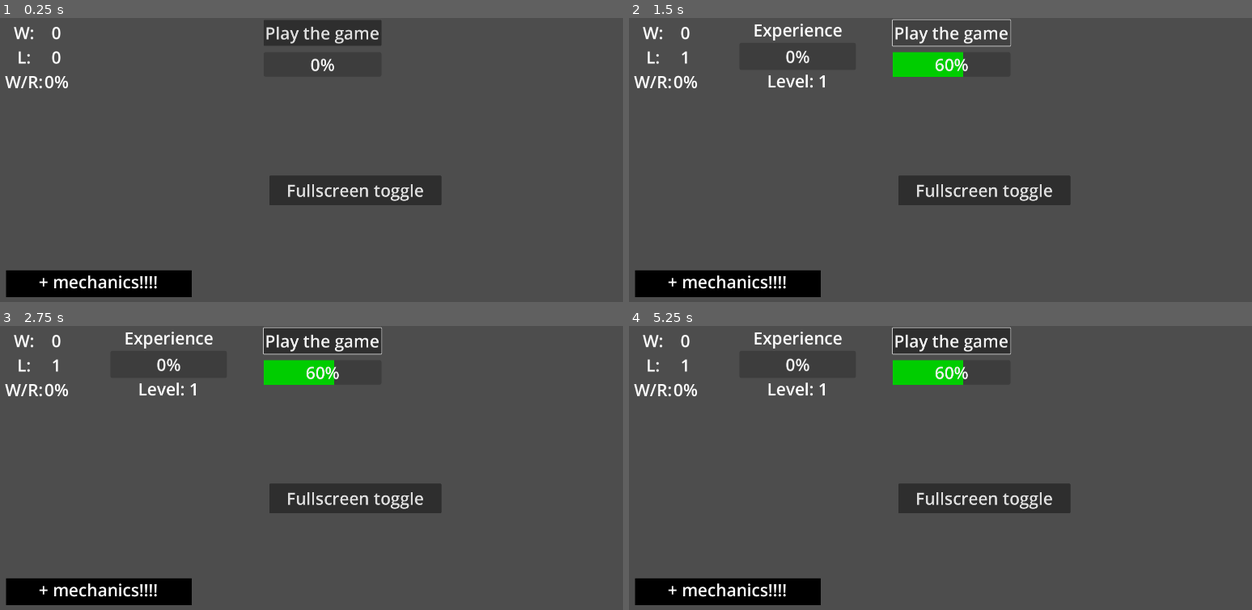
Above: before the commit, frames 1-4 (two rows, left to right).
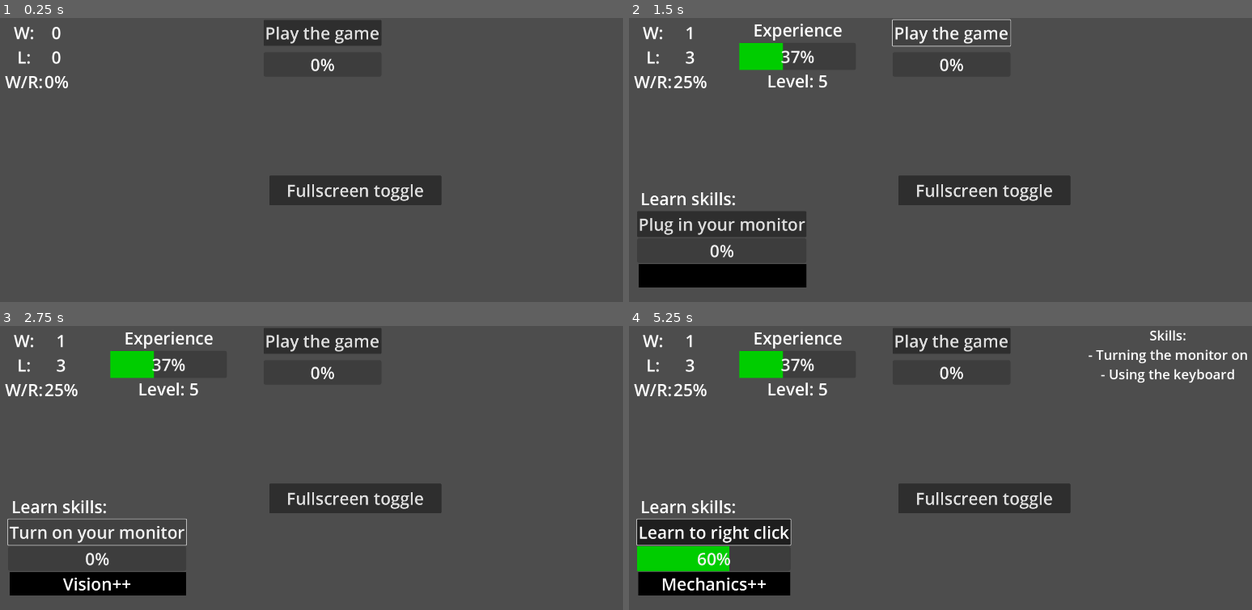
Above: after the commit, the same moments.

Repository: Rycerzklanu/moba_incremental
Game: Godot game, scene res://Scenes/main.tscn
Two runs of this game, one before a commit and one after it. Both use one fixed random seed, a clock stepped at 60 frames per second and the inputs below.
Inputs (mouse positions are in pixels of both pictures, inside the frame that each line leads up to):
- Up to frame 1 (0.25 s): no input
- Up to frame 2 (1.5 s): click "Play the game" at 0.5 s; click "Play the game" at 1.25 s
- Up to frame 3 (2.75 s): click (93, 533) at 2 s, where only the run after the commit has a clickable "Plug in your monitor"
- Up to frame 4 (5.25 s): click (728, 533) at 2.75 s, where only the run after the commit has a clickable "Turn on your monitor"; click (716, 533) at 3.5 s, where only the run after the commit has a clickable "Plug in your mouse"; click (709, 533) at 4.25 s, where only the run after the commit has a clickable "Learn to left click"; click (716, 533) at 5 s, where only the run after the commit has a clickable "Learn to right click"

The runs differ from the first frame. In frame 1, 2.8% of the frame differs, in the area x 0-31%, y 88-99%; in frame 2, 6.9%; in frame 3, 5.5%; in frame 4, 9.4%, in the area x 0-100%, y 0-99%.

Commit message:
I have no idea what this is, some progress was made and I need to push this to Github to work on it further

Diff:
--- /dev/null
+++ b/Scenes/Learn_skill.gd
@@ -0,0 +1,5 @@
+extends Button
+
+
+func _on_learn_skill_prog_bar_stop_button():
+	button_pressed = false
--- /dev/null
+++ b/Scenes/Play_game.gd
@@ -0,0 +1,4 @@
+extends Button
+
+func _on_play_game_prog_bar_button_stop_1():
+	button_pressed = false
--- /dev/null
+++ b/Scenes/Skills_flavor_text.gd
@@ -0,0 +1,34 @@
+extends Label
+
+var count = 0
+
+
+
+func _on_learn_skill_prog_bar_skill_progbar_full():
+	count += 1
+	if count == 1:
+		set_text("Vision++")
+	if count == 2:
+		set_text("Vision++")
+	if count == 3:
+		set_text("Mechanics++")
+	if count == 4:
+		set_text("Mechanics++")
+	if count == 5:
+		set_text("Mechanics++")
+	if count == 6:
+		set_text("Mechanics++")
+	if count == 7:
+		set_text("Mechanics++")
+	if count == 8:
+		set_text("Mechanics++")
+	if count == 9:
+		set_text("Knowledge++")
+	if count == 10:
+		set_text("Knowledge++")
+	if count == 11:
+		set_text("Knowledge++")
+	#if count == 10:
+	#	set_text("Knowledge++")
+	#if count == 10:
+	#	set_text("Knowledge++")
--- a/Scenes/tab_1ui.tscn
+++ b/Scenes/tab_1ui.tscn
@@ -1,16 +1,19 @@
-[gd_scene load_steps=16 format=3 uid="uid://d2uxgs5muwiq8"]
+[gd_scene load_steps=19 format=3 uid="uid://d2uxgs5muwiq8"]
 
 [ext_resource type="Script" path="res://Scripts/UI_1/Tab1UI.gd" id="1_uw35b"]
 [ext_resource type="Script" path="res://Scripts/UI_1/Play_game_PB.gd" id="2_nmq3c"]
 [ext_resource type="Theme" uid="uid://cmyvtqykhbior" path="res://main_theme.tres" id="3_3qtp6"]
+[ext_resource type="Script" path="res://Scenes/Play_game.gd" id="4_mpswu"]
 [ext_resource type="Script" path="res://Scripts/UI_1/SoloQ_W_label.gd" id="6_87t2r"]
 [ext_resource type="Script" path="res://Scripts/UI_1/SoloQ_W_amount.gd" id="7_mbsye"]
 [ext_resource type="Script" path="res://Scripts/UI_1/SoloQ_L_amount.gd" id="8_4lyrx"]
 [ext_resource type="Script" path="res://Scripts/UI_1/SoloQ_WR_amount.gd" id="9_m3jr4"]
 [ext_resource type="Script" path="res://Scripts/UI_1/Player_exp_ProgBar.gd" id="10_chrru"]
 [ext_resource type="Script" path="res://Scripts/UI_1/playerexplabel.gd" id="11_av5xe"]
+[ext_resource type="Script" path="res://Scenes/Learn_skill.gd" id="11_fw10i"]
 [ext_resource type="Script" path="res://Scripts/UI_1/Learn_skill_ProgBar.gd" id="12_d7823"]
 [ext_resource type="Script" path="res://Scripts/UI_1/Skills_container.gd" id="12_ne02h"]
+[ext_resource type="Script" path="res://Scenes/Skills_flavor_text.gd" id="14_3q28p"]
 [ext_resource type="Script" path="res://Scripts/UI_1/Resume_container.gd" id="14_pfwpo"]
 
 [sub_resource type="Theme" id="Theme_ani4c"]
@@ -63,6 +66,7 @@
 theme = ExtResource("3_3qtp6")
 toggle_mode = true
 text = "Play the game"
+script = ExtResource("4_mpswu")
 
 [node name="Timer" type="Timer" parent="Play_game_ProgBar"]
 process_callback = 0
@@ -201,6 +205,7 @@
 theme = ExtResource("3_3qtp6")
 toggle_mode = true
 text = "Plug in your monitor"
+script = ExtResource("11_fw10i")
 
 [node name="Learn_skill_ProgBar" type="ProgressBar" parent="Skills_container"]
 custom_minimum_size = Vector2(400, 0)
@@ -211,6 +216,23 @@
 [node name="Timer" type="Timer" parent="Skills_container/Learn_skill_ProgBar"]
 process_callback = 0
 wait_time = 0.1
+
+[node name="Skills_flavor_text" type="Label" parent="Skills_container"]
+layout_mode = 2
+theme = ExtResource("3_3qtp6")
+horizontal_alignment = 1
+script = ExtResource("14_3q28p")
+
+[node name="ColorRect" type="ColorRect" parent="Skills_container/Skills_flavor_text"]
+show_behind_parent = true
+layout_mode = 1
+anchors_preset = -1
+anchor_left = 0.01
+anchor_right = 1.0
+anchor_bottom = 1.0
+offset_left = -0.0800004
+offset_bottom = 1.0
+color = Color(0, 0, 0, 1)
 
 [node name="Resume_container" type="GridContainer" parent="."]
 layout_mode = 1
@@ -230,32 +252,6 @@
 text = "Skills:"
 horizontal_alignment = 1
 
-[node name="Label" type="Label" parent="."]
-layout_mode = 1
-anchors_preset = -1
-anchor_top = 0.793
-anchor_bottom = 0.793
-offset_left = 4.0
-offset_top = -104.44
-offset_right = 580.0
-offset_bottom = -13.4401
-grow_vertical = 0
-theme = ExtResource("3_3qtp6")
-text = "+ mechanics!!!!"
-horizontal_alignment = 1
-
-[node name="ColorRect" type="ColorRect" parent="Label"]
-show_behind_parent = true
-layout_mode = 1
-anchors_preset = -1
-anchor_left = 0.024
-anchor_right = 0.981
-anchor_bottom = 0.879
-offset_left = 0.176
-offset_right = -0.0560303
-offset_bottom = 0.0111008
-color = Color(0, 0, 0, 1)
-
 [node name="CheckButton" type="Button" parent="."]
 layout_mode = 1
 anchors_preset = -1
@@ -271,6 +267,7 @@
 text = "Fullscreen toggle"
 metadata/_edit_use_anchors_ = true
 
+[connection signal="button_stop1" from="Play_game_ProgBar" to="Play_game_ProgBar/Play_game" method="_on_play_game_prog_bar_button_stop_1"]
 [connection signal="progbar_full_l" from="Play_game_ProgBar" to="Play_game_ProgBar/GridContainer/SoloQ_L_amount" method="_on_play_game_prog_bar_progbar_full_l"]
 [connection signal="progbar_full_l" from="Play_game_ProgBar" to="Play_game_ProgBar/GridContainer/SoloQ_WR_amount" method="_on_play_game_prog_bar_progbar_full_l"]
 [connection signal="progbar_full_l" from="Play_game_ProgBar" to="Player_exp_ProgBar" method="_on_play_game_prog_bar_progbar_full_l"]
@@ -278,13 +275,17 @@
 [connection signal="progbar_full_w" from="Play_game_ProgBar" to="Play_game_ProgBar/GridContainer/SoloQ_WR_amount" method="_on_play_game_prog_bar_progbar_full_w"]
 [connection signal="progbar_full_w" from="Play_game_ProgBar" to="Player_exp_ProgBar" method="_on_play_game_prog_bar_progbar_full_w"]
 [connection signal="toggled" from="Play_game_ProgBar/Play_game" to="Play_game_ProgBar" method="_on_play_game_toggled"]
+[connection signal="toggled" from="Play_game_ProgBar/Play_game" to="Skills_container/Learn_skill_ProgBar" method="_on_play_game_toggled"]
 [connection signal="timeout" from="Play_game_ProgBar/Timer" to="Play_game_ProgBar" method="_on_timer_timeout"]
 [connection signal="changed" from="Player_exp_ProgBar" to="." method="_on_player_exp_prog_bar_changed"]
 [connection signal="changed" from="Player_exp_ProgBar" to="Player_exp_ProgBar/Label" method="_on_player_exp_prog_bar_changed"]
 [connection signal="level_signal" from="Player_exp_ProgBar/Label" to="." method="_on_label_level_signal"]
+[connection signal="toggled" from="Skills_container/Learn_skill" to="Play_game_ProgBar" method="_on_learn_skill_toggled"]
 [connection signal="toggled" from="Skills_container/Learn_skill" to="Skills_container/Learn_skill_ProgBar" method="_on_learn_skill_toggled"]
 [connection signal="skill_progbar_full" from="Skills_container/Learn_skill_ProgBar" to="." method="_on_learn_skill_prog_bar_skill_progbar_full"]
 [connection signal="skill_progbar_full" from="Skills_container/Learn_skill_ProgBar" to="Skills_container" method="_on_learn_skill_prog_bar_skill_progbar_full"]
+[connection signal="skill_progbar_full" from="Skills_container/Learn_skill_ProgBar" to="Skills_container/Skills_flavor_text" method="_on_learn_skill_prog_bar_skill_progbar_full"]
 [connection signal="skill_progbar_full" from="Skills_container/Learn_skill_ProgBar" to="Resume_container" method="_on_learn_skill_prog_bar_skill_progbar_full"]
+[connection signal="stop_button" from="Skills_container/Learn_skill_ProgBar" to="Skills_container/Learn_skill" method="_on_learn_skill_prog_bar_stop_button"]
 [connection signal="timeout" from="Skills_container/Learn_skill_ProgBar/Timer" to="Skills_container/Learn_skill_ProgBar" method="_on_timer_timeout"]
 [connection signal="pressed" from="CheckButton" to="." method="_on_check_button_pressed"]
--- a/Scripts/UI_1/Learn_skill_ProgBar.gd
+++ b/Scripts/UI_1/Learn_skill_ProgBar.gd
@@ -1,9 +1,16 @@
 extends ProgressBar
 signal skill_progbar_full
+signal stop_button
+var on_control = 0
 func _on_learn_skill_toggled(button_pressed):
 	_on_timer_timeout()
 	if !button_pressed:
 		$Timer.stop()
+
+func _on_play_game_toggled(button_pressed):
+	if button_pressed:
+		$Timer.stop()
+		emit_signal("stop_button")
 func _process(_delta):
 	if value == 100:
 		emit_signal("skill_progbar_full")
@@ -12,4 +19,4 @@
 
 func _on_timer_timeout():
 	$Timer.start()
-	value += 20
+	value += 30
--- a/Scripts/UI_1/Play_game_PB.gd
+++ b/Scripts/UI_1/Play_game_PB.gd
@@ -1,8 +1,8 @@
 extends ProgressBar
 signal progbar_full_w
 signal progbar_full_l
+signal button_stop1
 var wchance = 0.10
-
 func _on_play_game_toggled(button_pressed):
 	_on_timer_timeout()
 	if !button_pressed:
@@ -18,4 +18,8 @@
 
 func _on_timer_timeout():
 	$Timer.start()
-	value += 20
+	value += 70
+
+func _on_learn_skill_toggled(button_pressed):
+	if button_pressed:
+		emit_signal("button_stop1")
--- a/Scripts/UI_1/Resume_container.gd
+++ b/Scripts/UI_1/Resume_container.gd
@@ -11,3 +11,9 @@
 	if skill_level == 2:
 		$Resume_label.set_text(resume_contents + "
 		" + "- Using the keyboard")
+	if skill_level == 5:
+		$Resume_label.set_text(resume_contents + "
+		" + "- Using the mouse")
+	if skill_level == 7:
+		$Resume_label.set_text(resume_contents + "
+		" + "- EOC")
Not shown, added: export_presets.cfg
